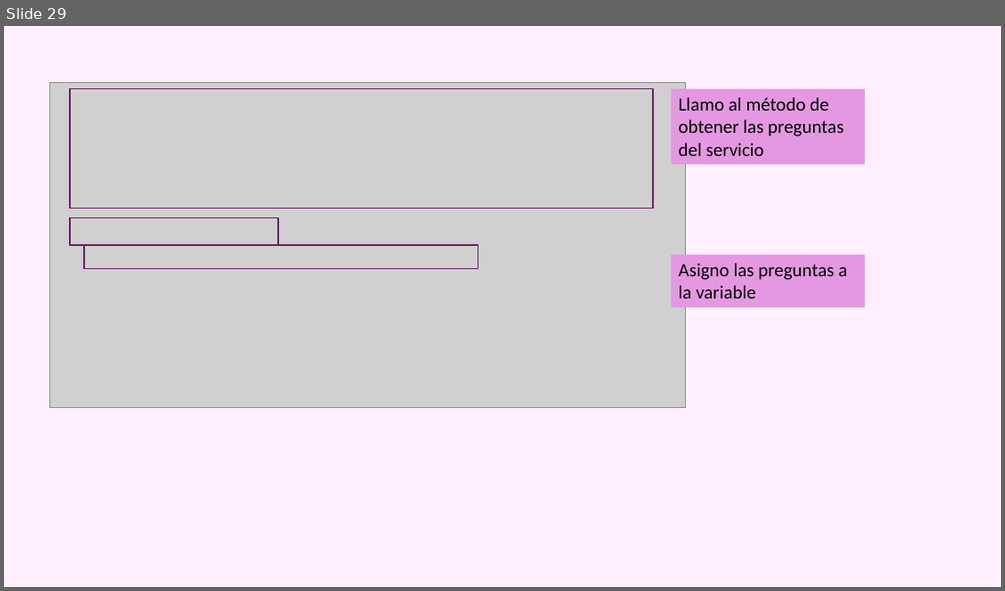
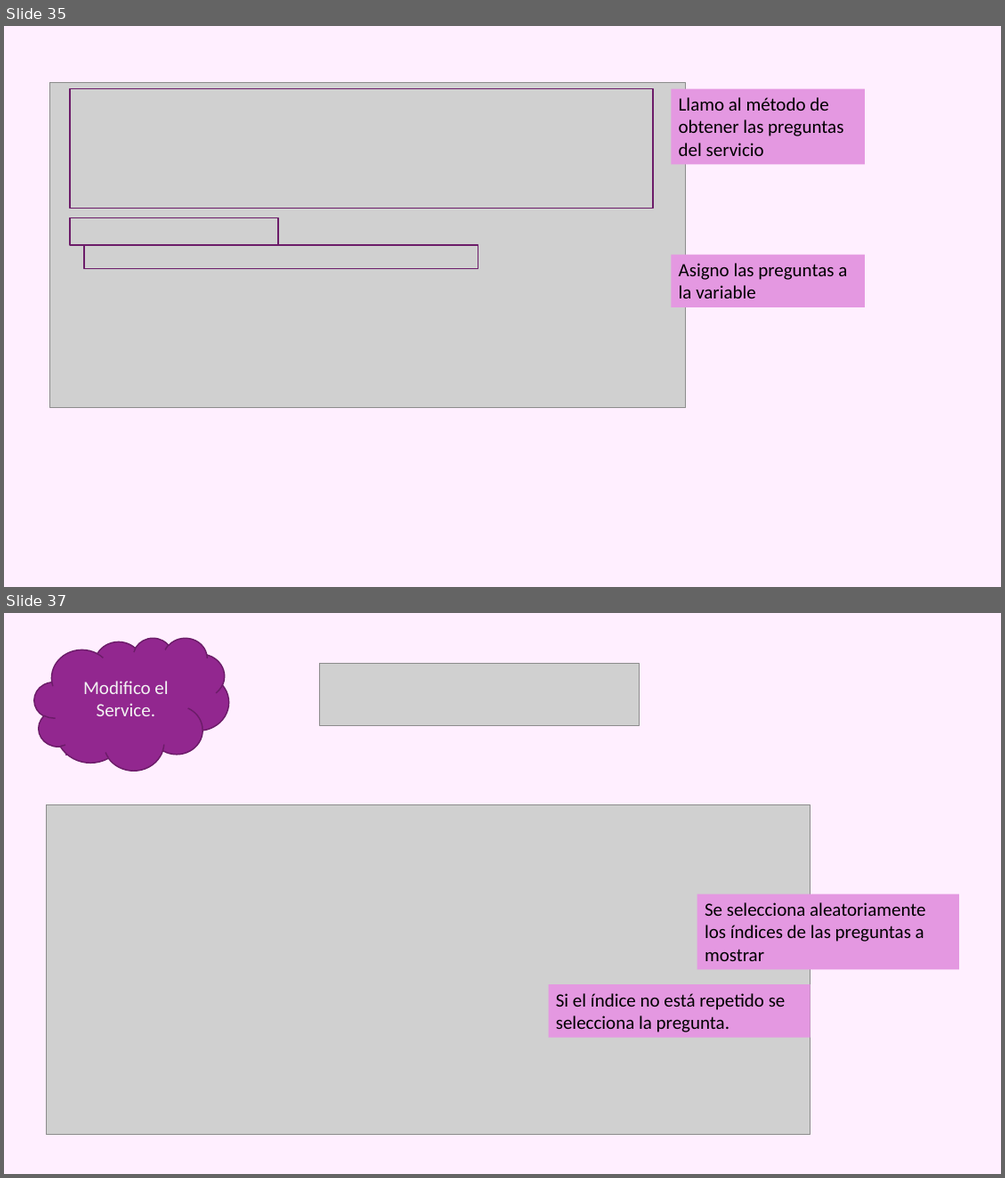
Before and after one commit to azaharafernandezguizan/STEMTrivial, a slide deck: Documents/Trivial_Aurelia.pptx. Shown one above the other, each under a label of ours: slide 29 before the commit, slides 35 and 37 after it; the slides between them are not shown. The pictures are 1005x591 and 1005x1178 pixels, drawn with LibreOffice and Linux fonts; fonts in the diff are those of the drawing; grey boxes stand for pictures. Boxes give left, top, right and bottom in pixels: in the first picture for what was removed or moved away, otherwise in the second. Text is boxed around its words. In the diff, an @@ line names an element or a change of style, - is before the commit and + after.

```diff
--- a/Documents/Trivial_Aurelia.pptx
+++ b/Documents/Trivial_Aurelia.pptx
@@ slide 37 added at [4, 613, 1001, 1174], background #FFEFFF @@
@@ cloud added at [34, 638, 229, 770], fill #92278F, outline #6C1D6A 1.25 pt @@
@@ picture added at [319, 664, 639, 725] @@
@@ line added from (66, 755) to (66, 681), #92278F 1.5 pt @@
@@ text added at [83, 681, 168, 716], 18 pt, text #F2F2F2 @@
+Modifico el Service.
@@ picture added at [46, 805, 810, 1135] @@
@@ rectangle added at [697, 894, 959, 970], fill #E498E1, 18 pt, text #000000 @@
+Se selecciona aleatoriamente los índices de las preguntas a mostrar
@@ rectangle added at [549, 985, 810, 1038], fill #E498E1, 18 pt, text #000000 @@
+Si el índice no está repetido se selecciona la pregunta.
@@ what was slide 29 is now slide 35 @@
```
Also in this commit, not shown: 15 other slides added, 4 other files.
